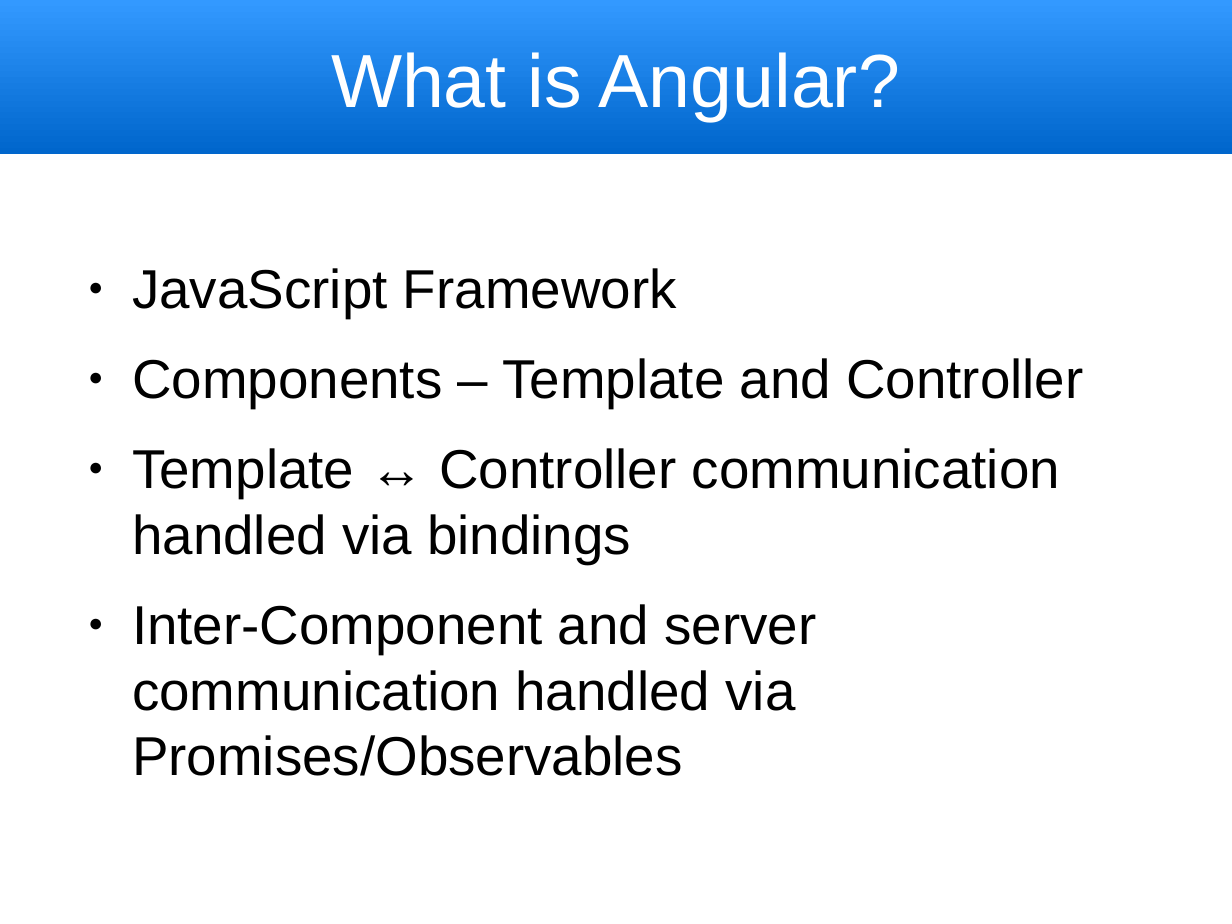
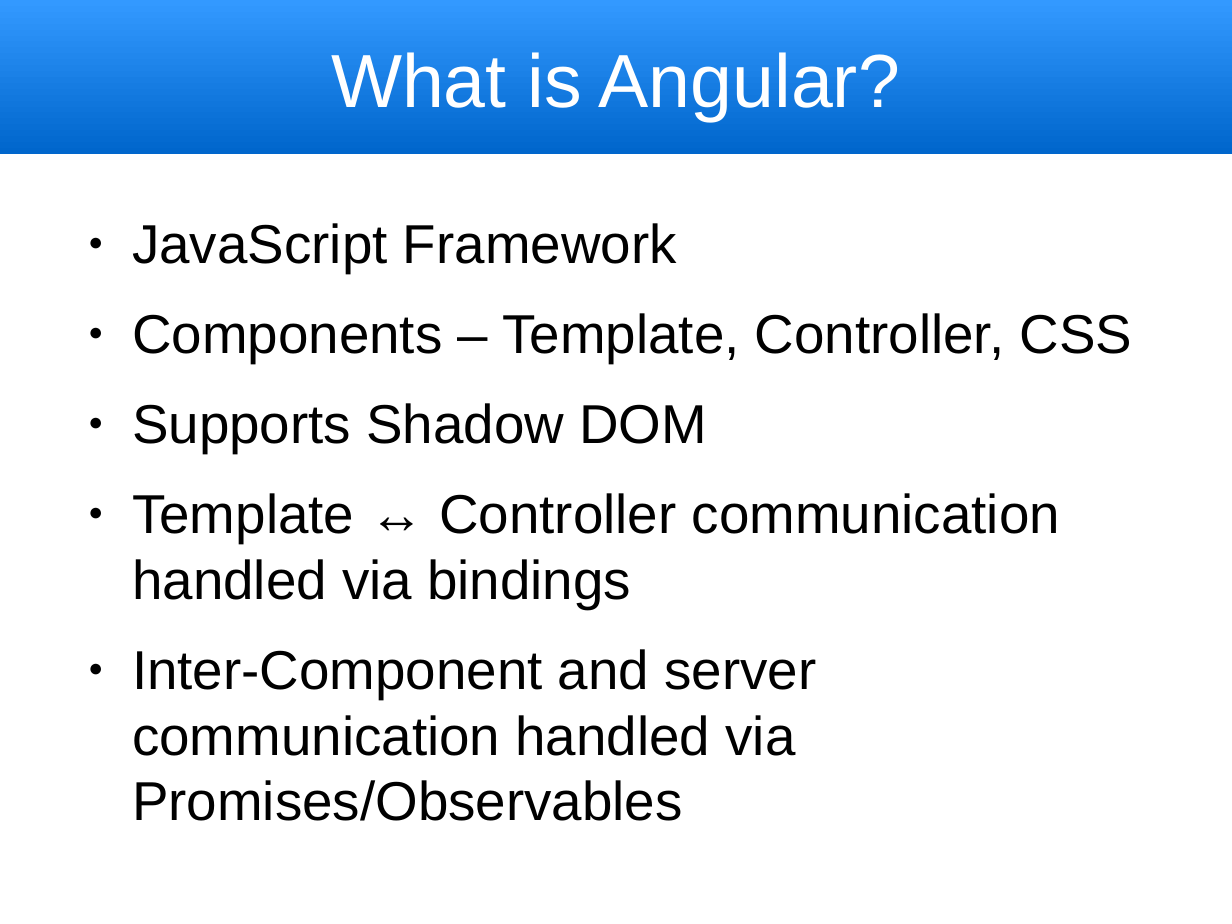
Before and after one commit to trognus/devcon2016, a slide deck: slide 4 of devconNg2.odp (slide 3 before the commit). Drawn at 1232x924 pixels with LibreOffice and Linux fonts; fonts in the diff are those of the drawing. Boxes give left, top, right and bottom in pixels: in the first picture for what was removed or moved away, otherwise in the second. Text is boxed around its words. In the diff, an @@ line names an element or a change of style, - is before the commit and + after.

```diff
--- a/devconNg2.odp
+++ b/devconNg2.odp
@@ text at (132,313,1132,453): text changed @@
-● Components – Template and Controller
+● Components – Template, Controller, CSS
+● Supports Shadow DOM
```
Also in this commit, not shown: 1 other slide changed, 2 slides added.
